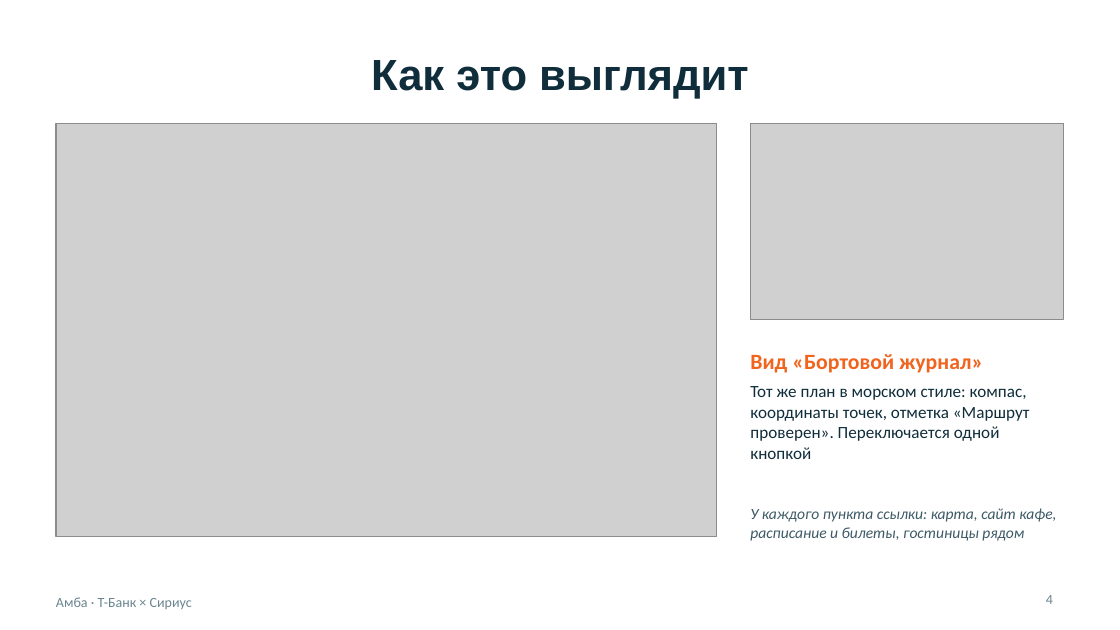
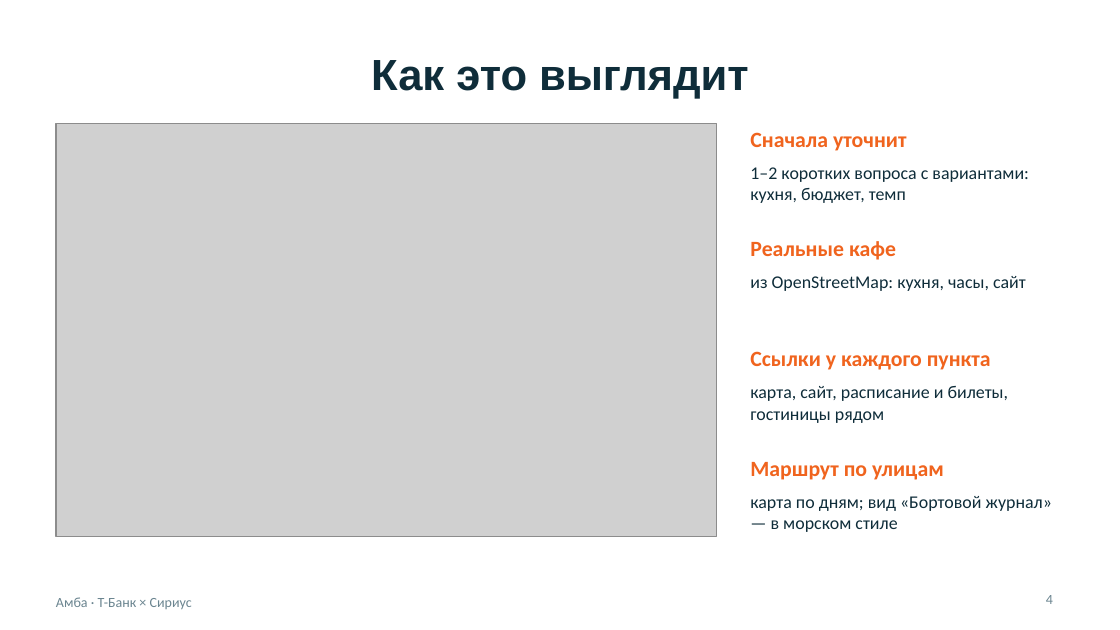
Before and after one commit to BessolitsinGleb/AI-ta, a slide deck: slide 4 of presentation/Amba_Travel_AI.pptx. Drawn at 1120x630 pixels with LibreOffice and Linux fonts; fonts in the diff are those of the drawing; grey boxes stand for pictures. Boxes give left, top, right and bottom in pixels: in the first picture for what was removed or moved away, otherwise in the second. Text is boxed around its words. In the diff, an @@ line names an element or a change of style, - is before the commit and + after.

```diff
--- a/presentation/Amba_Travel_AI.pptx
+++ b/presentation/Amba_Travel_AI.pptx
@@ picture removed at <box>750,123,1064,319</box> @@
@@ text added at <box>750,132,907,151</box>, 14 pt, text #F0641E, bold @@
+Сначала уточнит
@@ text added at <box>750,167,1028,203</box>, 11.5 pt, text #0F2D3A @@
+1–2 коротких вопроса с вариантами: кухня, бюджет, темп
@@ text added at <box>750,241,896,260</box>, 14 pt, text #F0641E, bold @@
+Реальные кафе
@@ text added at <box>750,276,1026,291</box>, 11.5 pt, text #0F2D3A @@
+из OpenStreetMap: кухня, часы, сайт
@@ text at <box>750,351,991,370</box>: text changed @@
-Вид «Бортовой журнал»
+Ссылки у каждого пункта
@@ text "Ссылки у каждого пункта" at <box>750,351,991,370</box>: vertical alignment middle to top @@
@@ text at <box>750,386,1009,423</box>: text changed; size 10 to 11.5 pt; text colour #3D5A66 to #0F2D3A; italic off @@
-У каждого пункта ссылки: карта, сайт кафе, расписание и билеты, гостиницы рядом
+карта, сайт, расписание и билеты, гостиницы рядом
@@ text removed at <box>750,386,1029,459</box> @@
-Тот же план в морском стиле: компас, координаты точек, отметка «Маршрут проверен». Переключается одной кнопкой
@@ text added at <box>750,462,944,480</box>, 14 pt, text #F0641E, bold @@
+Маршрут по улицам
@@ text added at <box>750,496,1052,532</box>, 11.5 pt, text #0F2D3A @@
+карта по дням; вид «Бортовой журнал» — в морском стиле
```
Also in this commit, not shown: 7 other slides changed, 4 slides added, 7 slides removed, 5 other files.
